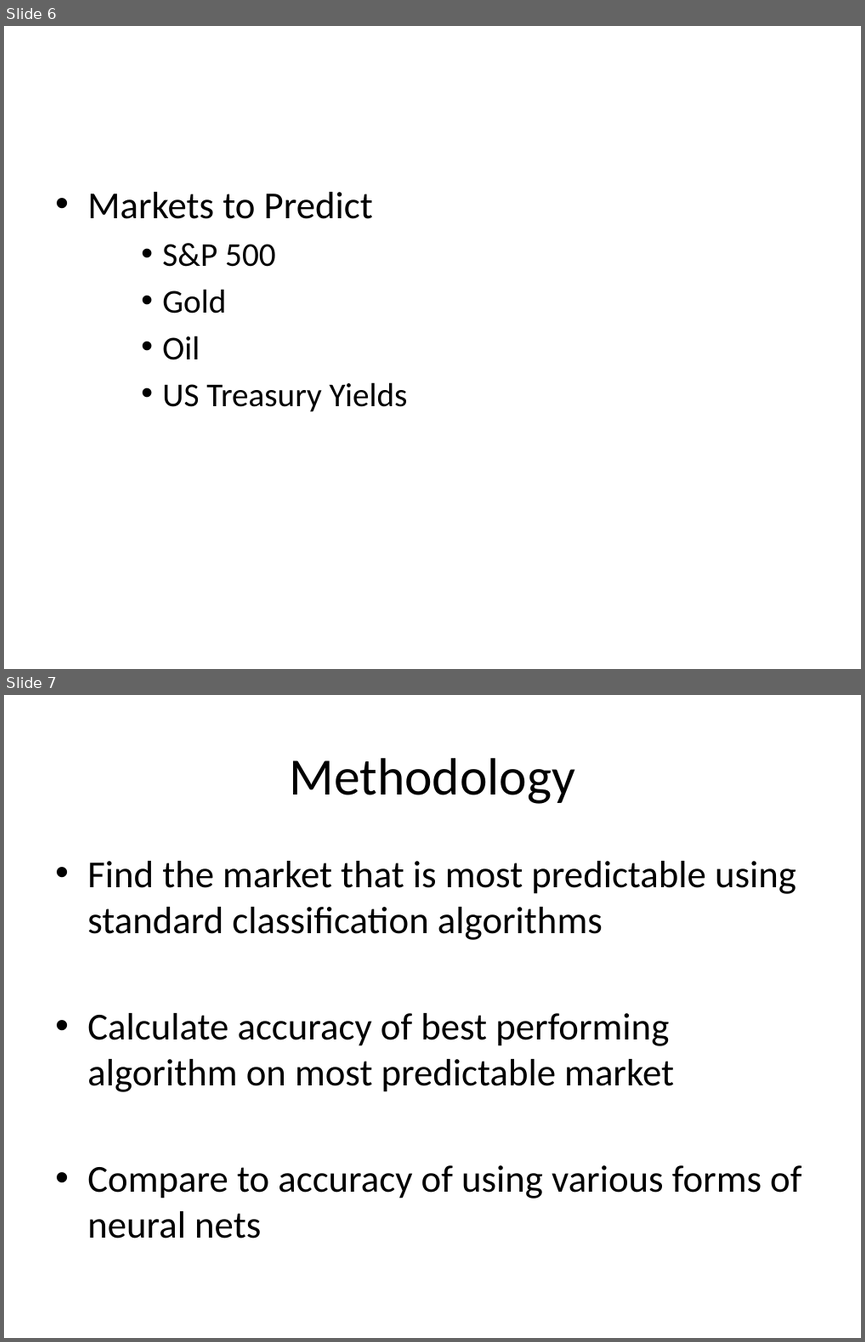
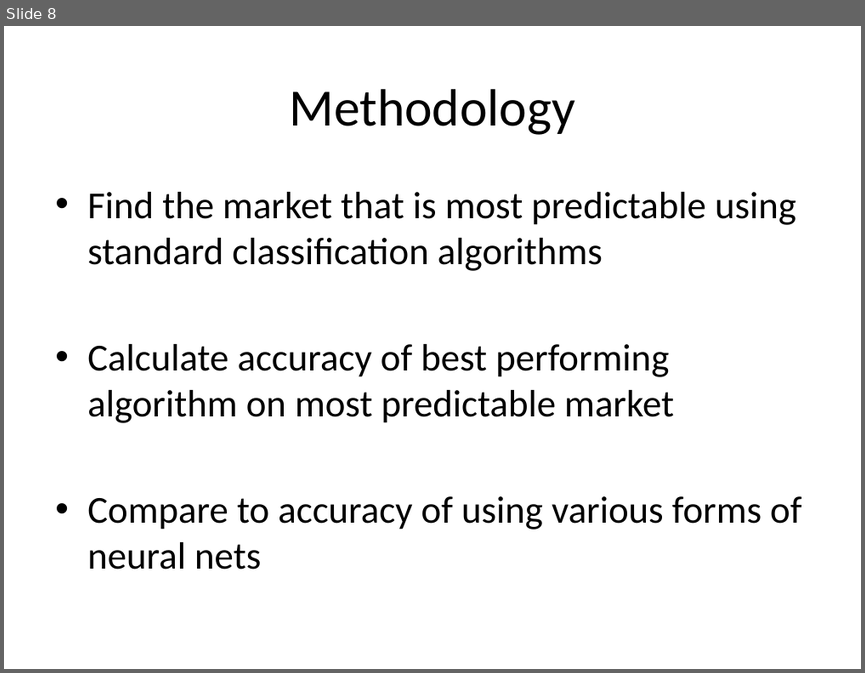
Before and after one commit to wilkung/Predicting_Markets_with_Neural_Nets, a slide deck: Kojack_Presentation.pptx. Shown one above the other, each under a label of ours: slides 6 and 7 before the commit, slide 8 after it. The pictures are 865x1342 and 865x673 pixels, drawn with LibreOffice and Linux fonts; fonts in the diff are those of the drawing. Boxes give left, top, right and bottom in pixels: in the first picture for what was removed or moved away, otherwise in the second. Text is boxed around its words. In the diff, an @@ line names an element or a change of style, - is before the commit and + after.

```diff
--- a/Kojack_Presentation.pptx
+++ b/Kojack_Presentation.pptx
@@ slide 6 removed at (x1=4, y1=26, x2=861, y2=669), background #FFFFFF @@
@@ text removed at (x1=87, y1=192, x2=408, y2=412) @@
-• Markets to Predict
-    • S&P 500
-    • Gold
-    • Oil
-    • US Treasury Yields
@@ what was slide 7 is now slide 8 @@
```
Also in this commit, not shown: 9 slides changed, 6 slides added, 4 other slides removed, 10 other files.
